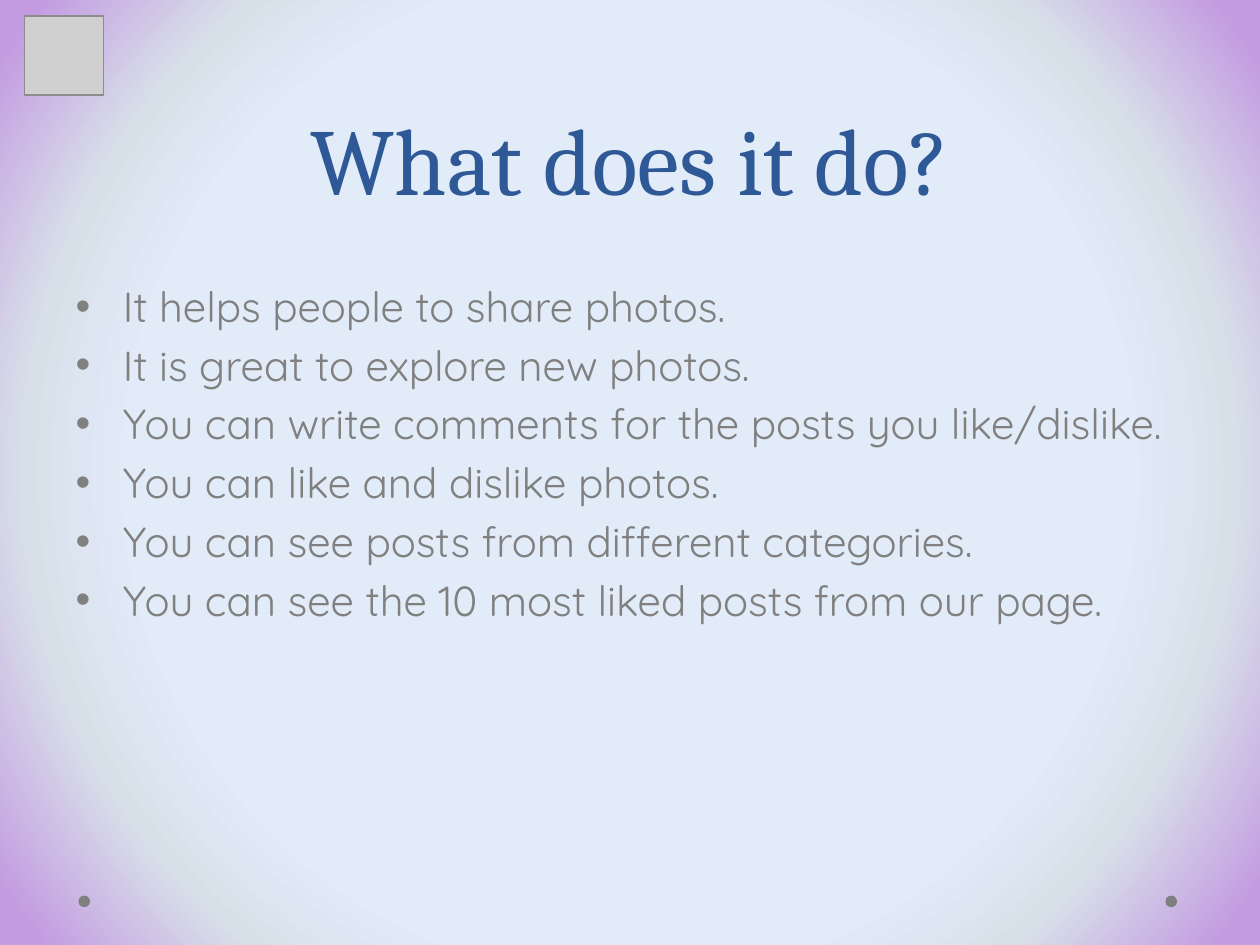
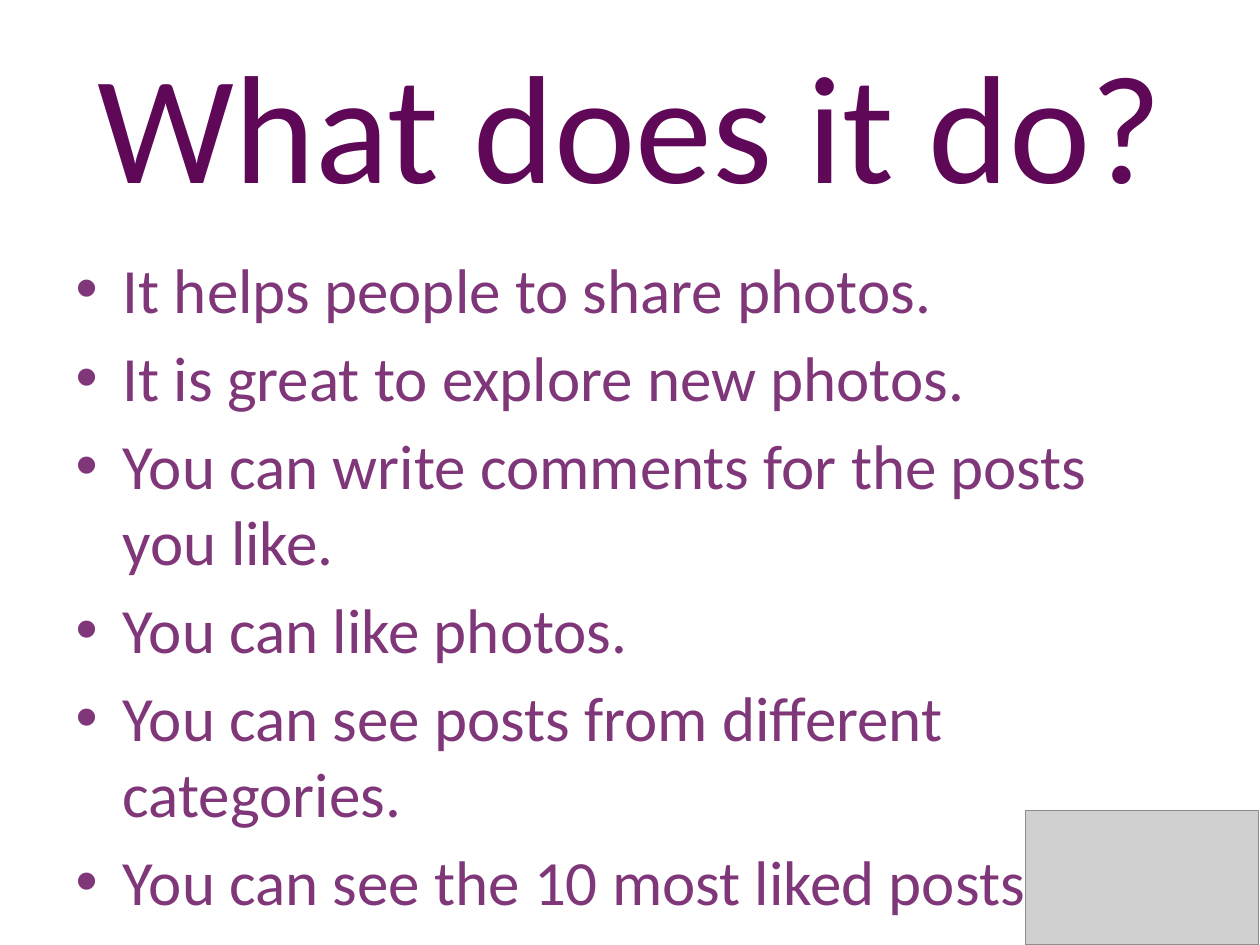
Before and after one commit to beloslava/WIFRepo, a slide deck: slide 4 of Presentation.pptx. Drawn at 1260x945 pixels with LibreOffice and Linux fonts; fonts in the diff are those of the drawing; grey boxes stand for pictures; background and template pictures are left out. Boxes give left, top, right and bottom in pixels: in the first picture for what was removed or moved away, otherwise in the second. Text is boxed around its words. In the diff, an @@ line names an element or a change of style, - is before the commit and + after.

Commit message:
ppt

```diff
--- a/Presentation.pptx
+++ b/Presentation.pptx
@@ background gradient #E3EDF9 to #D8E0EB to #C39BE1 to picture (left out) @@
@@ picture removed at (25,16,105,96) @@
@@ title "What does it do?" at (97,76,1162,184): size 54 to 88 pt, font Cambria to Calibri, text colour #2F5897 to #5E0857 @@
@@ text "It helps people to share ...": place and size @@
-text "It helps people to share ..." at (123,291,1162,625)
+text "It helps people to share ..." at (123,269,1087,915)
@@ text at (123,269,1025,915): size 24 to 36 pt, font Quicksand to Calibri, text colour #808080 to #7F3779 in "It helps people to share photos.", "It is great to explore new photos.", "You can see posts from different categories.", "You can see the 10 most liked ..."; more space between paragraphs @@
@@ text at (123,445,1087,663): text changed; size 24 to 36 pt; font Quicksand to Calibri; text colour #808080 to #7F3779 @@
-• You can write comments for the posts you like/dislike.
-• You can like and dislike photos.
+• You can write comments for the posts you like.
+• You can like photos.
@@ picture added at (1026,810,1259,945) @@
@@ ellipse removed at (78,896,89,907) @@
@@ ellipse removed at (1166,896,1177,907) @@
```
Also in this commit, not shown: 6 other slides changed.
